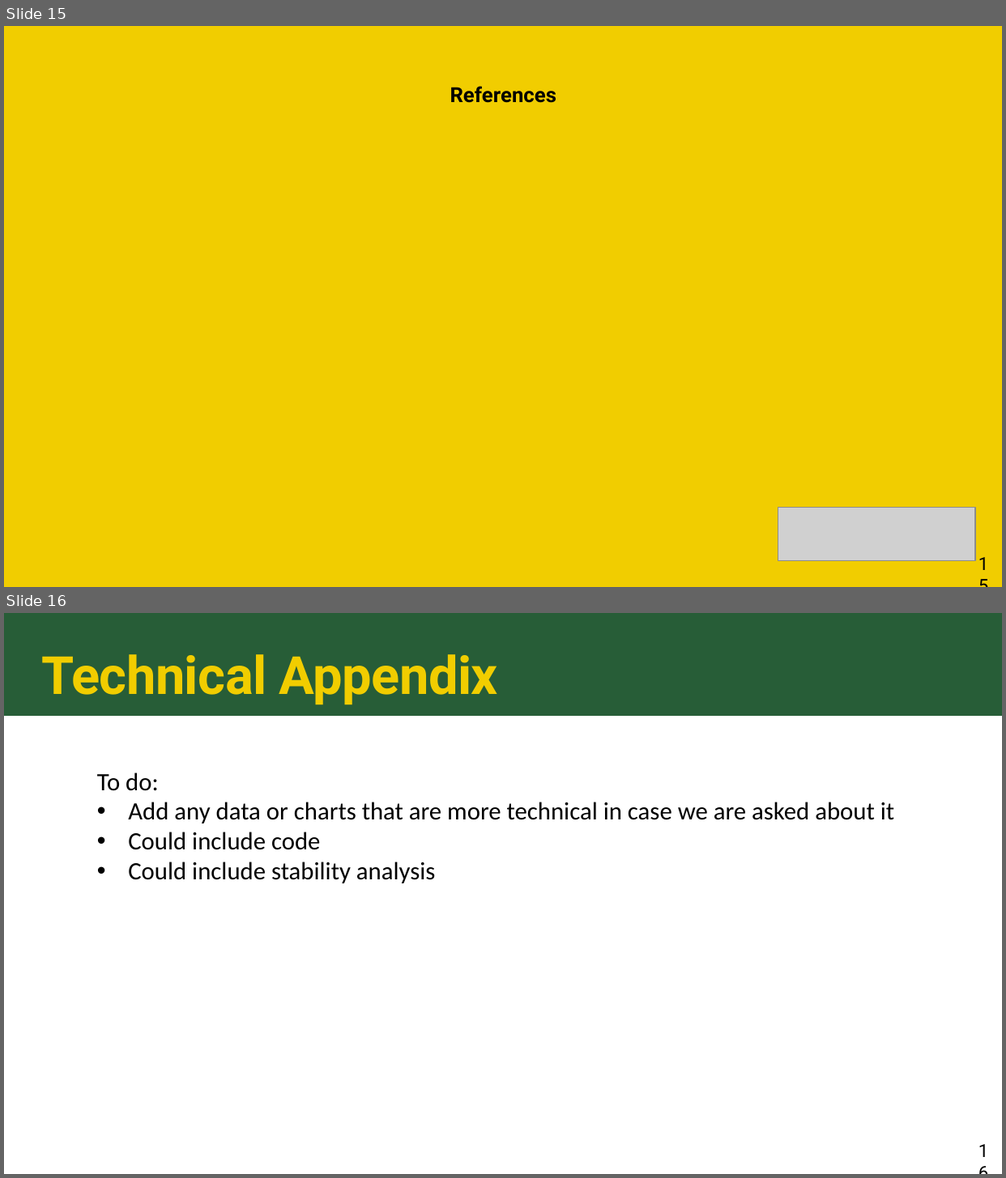
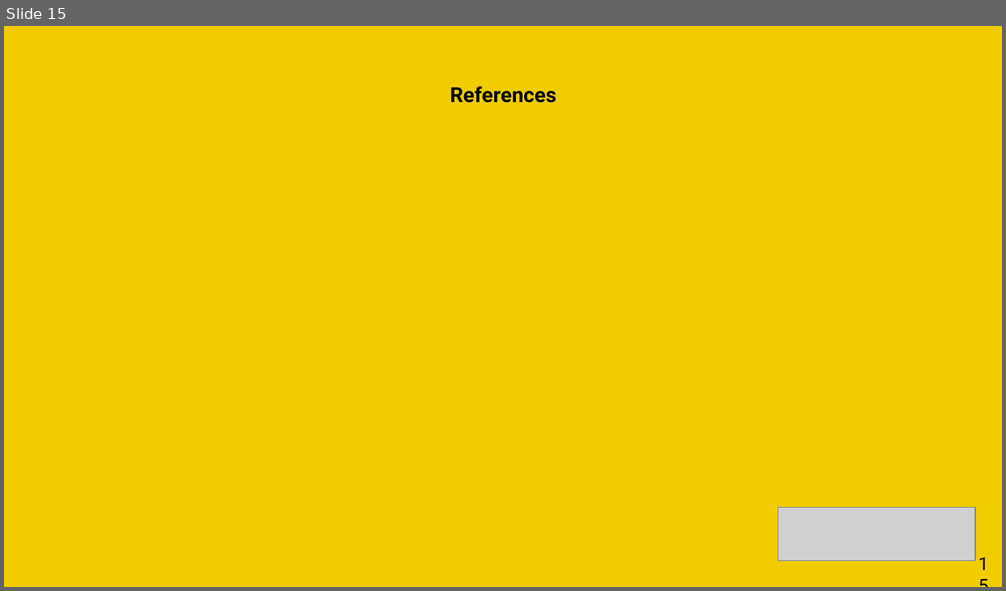
Before and after one commit to colbychristian/mpox_sier, a slide deck: Mpox_education_PPT.pptx. Shown one above the other, each under a label of ours: slides 15 and 16 before the commit, slide 15 after it. The pictures are 1006x1178 and 1006x591 pixels, drawn with LibreOffice and Linux fonts; fonts in the diff are those of the drawing; grey boxes stand for pictures. Boxes give left, top, right and bottom in pixels: in the first picture for what was removed or moved away, otherwise in the second. Text is boxed around its words. In the diff, an @@ line names an element or a change of style, - is before the commit and + after.

```diff
--- a/Mpox_education_PPT.pptx
+++ b/Mpox_education_PPT.pptx
@@ slide 16 removed at [4,613,1002,1174], background #FFFFFF @@
@@ freeform shape removed at [4,613,1002,716] @@
@@ title removed at [41,654,498,705] @@
-Technical Appendix
@@ text removed at [97,773,894,884] @@
-To do:
-• Add any data or charts that are more technical in case we are asked about it
-• Could include code
-• Could include stability analysis
@@ page number removed at [974,1139,992,1164] @@
-16
```
Also in this commit, not shown: 3 slides changed, 4 slides added.
